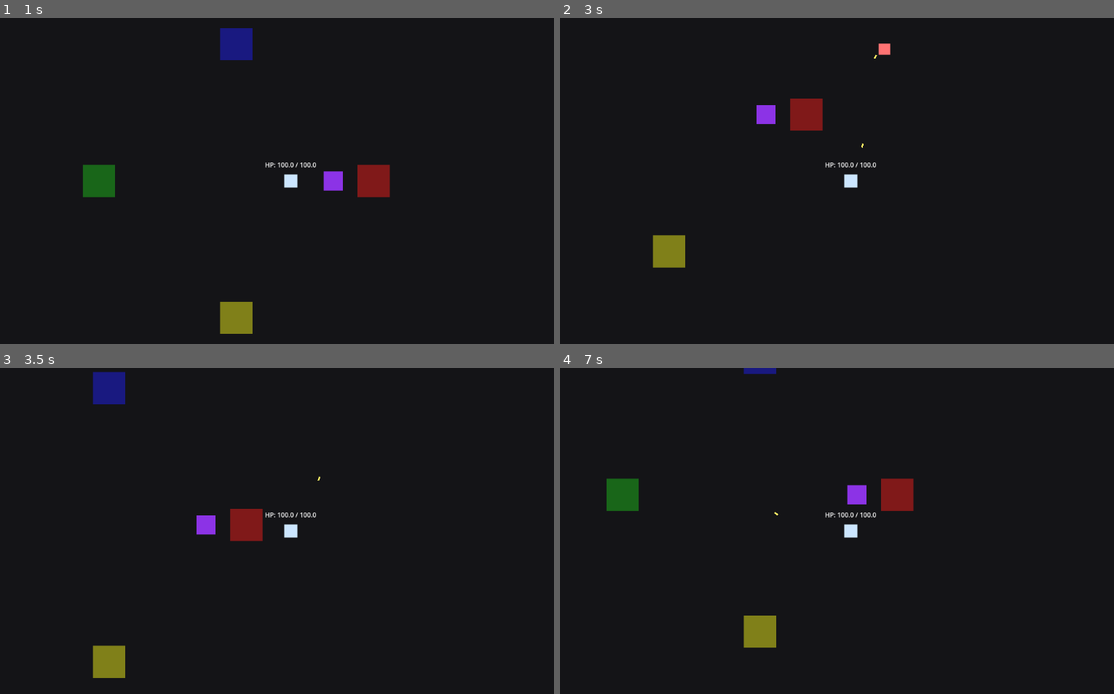
Above: before the commit, frames 1-4 (two rows, left to right).
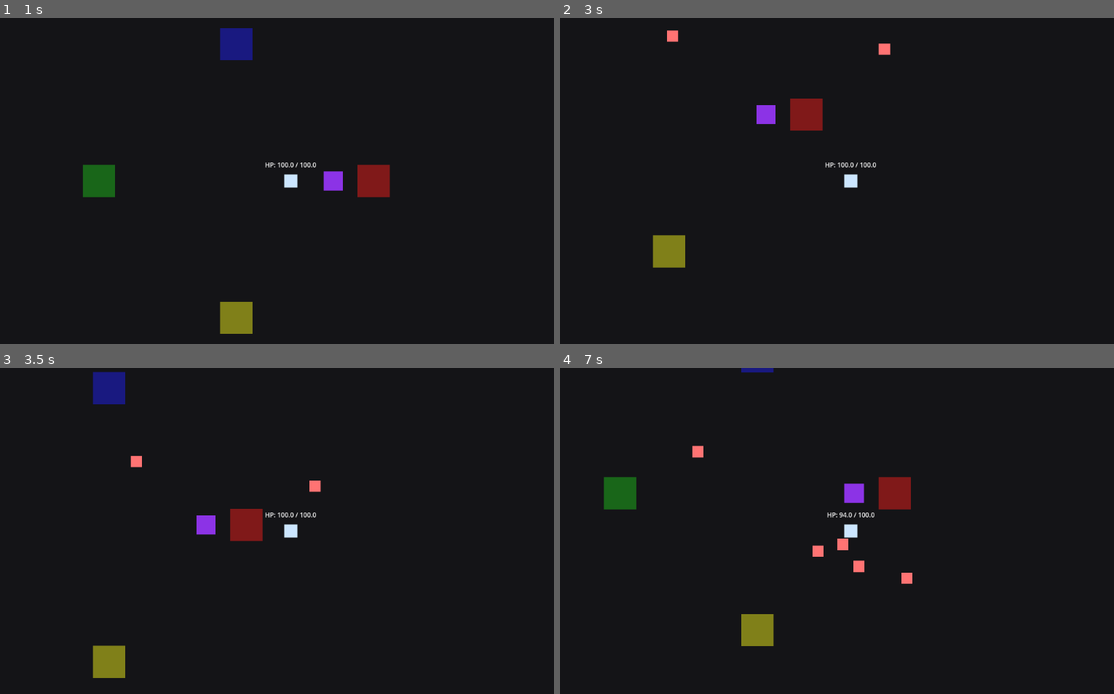
Above: after the commit, the same moments.

Repository: KevinRabbe/bullet-hell-roughe-lite
Game: Godot game, scene res://scenes/Main.tscn
Two runs of this game, one before a commit and one after it. Both use one fixed random seed, a clock stepped at 60 frames per second and the inputs below.
Inputs:
- Up to frame 1 (1 s): tap Enter at 0.5 s; hold D (move_right) from 0.53 s (still down); tap 1 at 0.6 s; tap 2 at 0.8 s
- Up to frame 2 (3 s): release D (move_right) at 1.28 s; hold S (move_down) 1.28-2.03 s; tap 2 at 1.35 s; tap 3 at 1.55, 2.1 s; hold D (move_right) 2.03-2.78 s; tap 4 at 2.3, 2.85 s; hold W (move_up) from 2.78 s (still down)
- Up to frame 3 (3.5 s): keep holding W (move_up); tap 5 at 3.05 s
- Up to frame 4 (7 s): release W (move_up) at 3.53 s; hold A (move_left) 3.53-5.03 s; tap 5 at 3.6 s; tap 6 at 3.8, 4.35 s; tap 1 at 4.55, 5.85 s; hold S (move_down) 5.03-5.78 s; hold E (interact) 5.03-5.78 s; tap 2 at 5.3, 6.6 s; hold D (move_right) 5.78-6.53 s; tap 3 at 6.05 s; hold W (move_up) from 6.53 s (still down); tap 4 at 6.8 s

Frame 1 is identical in both runs. In frame 2, less than 0.1% of the frame differs, in the area x 19-58%, y 3-40%; in frame 3, 0.2%; in frame 4, 1.1%, in the area x 7-64%, y 0-86%.
Error after the commit: Parse Error: Identifier "weapon_data" not declared in the current scope. (res://scripts/combat/auto_weapon.gd:33)

Commit message:
Task 5.2: add Gunslinger weapon family and debug equip flow

Diff:
--- /dev/null
+++ b/data/weapons/gunslinger_assault_rifle.tres
@@ -0,0 +1,15 @@
+[gd_resource type="Resource" script_class="WeaponData" load_steps=2 format=3]
+
+[ext_resource type="Script" path="res://scripts/weapons/weapon_data.gd" id="1"]
+
+[resource]
+script = ExtResource("1")
+id = "gunslinger_assault_rifle"
+display_name = "Assault Rifle"
+description = "Stable mid-range sustained fire."
+family_id = "gunslinger"
+cooldown_seconds = 0.2
+damage = 6.0
+projectile_speed = 780.0
+attack_range = 1.1
+projectile_lifetime_seconds = 1.8
--- /dev/null
+++ b/data/weapons/gunslinger_revolver.tres
@@ -0,0 +1,15 @@
+[gd_resource type="Resource" script_class="WeaponData" load_steps=2 format=3]
+
+[ext_resource type="Script" path="res://scripts/weapons/weapon_data.gd" id="1"]
+
+[resource]
+script = ExtResource("1")
+id = "gunslinger_revolver"
+display_name = "Revolver"
+description = "Accurate hand cannon with strong crit-style punch."
+family_id = "gunslinger"
+cooldown_seconds = 0.55
+damage = 13.0
+projectile_speed = 760.0
+attack_range = 1.05
+projectile_lifetime_seconds = 1.9
--- /dev/null
+++ b/data/weapons/gunslinger_shotgun.tres
@@ -0,0 +1,15 @@
+[gd_resource type="Resource" script_class="WeaponData" load_steps=2 format=3]
+
+[ext_resource type="Script" path="res://scripts/weapons/weapon_data.gd" id="1"]
+
+[resource]
+script = ExtResource("1")
+id = "gunslinger_shotgun"
+display_name = "Shotgun"
+description = "Heavy close-range blasts."
+family_id = "gunslinger"
+cooldown_seconds = 0.8
+damage = 18.0
+projectile_speed = 620.0
+attack_range = 0.75
+projectile_lifetime_seconds = 0.9
--- /dev/null
+++ b/data/weapons/gunslinger_smg.tres
@@ -0,0 +1,15 @@
+[gd_resource type="Resource" script_class="WeaponData" load_steps=2 format=3]
+
+[ext_resource type="Script" path="res://scripts/weapons/weapon_data.gd" id="1"]
+
+[resource]
+script = ExtResource("1")
+id = "gunslinger_smg"
+display_name = "SMG"
+description = "Fast fire with lighter hits."
+family_id = "gunslinger"
+cooldown_seconds = 0.12
+damage = 4.0
+projectile_speed = 720.0
+attack_range = 0.9
+projectile_lifetime_seconds = 1.4
--- /dev/null
+++ b/data/weapons/gunslinger_sniper_rifle.tres
@@ -0,0 +1,15 @@
+[gd_resource type="Resource" script_class="WeaponData" load_steps=2 format=3]
+
+[ext_resource type="Script" path="res://scripts/weapons/weapon_data.gd" id="1"]
+
+[resource]
+script = ExtResource("1")
+id = "gunslinger_sniper_rifle"
+display_name = "Sniper Rifle"
+description = "Slow but high-impact long-range shots."
+family_id = "gunslinger"
+cooldown_seconds = 1.0
+damage = 26.0
+projectile_speed = 950.0
+attack_range = 1.4
+projectile_lifetime_seconds = 2.4
--- /dev/null
+++ b/data/weapons/heavy_pistol.tres
@@ -0,0 +1,15 @@
+[gd_resource type="Resource" script_class="WeaponData" load_steps=2 format=3]
+
+[ext_resource type="Script" path="res://scripts/weapons/weapon_data.gd" id="1"]
+
+[resource]
+script = ExtResource("1")
+id = "heavy_pistol"
+display_name = "Heavy Pistol"
+description = "Reliable sidearm with high single-shot impact."
+family_id = "gunslinger"
+cooldown_seconds = 0.45
+damage = 10.0
+projectile_speed = 700.0
+attack_range = 1.0
+projectile_lifetime_seconds = 2.0
--- a/scripts/combat/auto_weapon.gd
+++ b/scripts/combat/auto_weapon.gd
@@ -9,6 +9,7 @@
 
 func _ready() -> void:
 	owner_player = get_parent() as Node2D
+	_apply_weapon_data()
 
 func _physics_process(delta: float) -> void:
 	cooldown_left -= delta
@@ -25,6 +26,19 @@
 
 	_fire_at(target)
 	cooldown_left = fire_interval_seconds
+
+func set_weapon_data(new_weapon_data: WeaponData) -> void:
+	if new_weapon_data == null:
+		return
+	weapon_data = new_weapon_data
+	_apply_weapon_data()
+	print("AutoWeapon switched to: %s" % weapon_data.display_name)
+
+func _apply_weapon_data() -> void:
+	if weapon_data == null:
+		return
+	fire_interval_seconds = weapon_data.cooldown_seconds
+	target_range = 900.0 * weapon_data.attack_range
 
 func _find_nearest_enemy() -> Node2D:
 	var nearest_enemy: Node2D
@@ -43,6 +57,10 @@
 	if projectile_instance is Node2D:
 		var projectile := projectile_instance as Node2D
 		projectile.global_position = owner_player.global_position
+		if weapon_data != null:
+			projectile.set("damage", weapon_data.damage)
+			projectile.set("speed", weapon_data.projectile_speed)
+			projectile.set("lifetime_seconds", weapon_data.projectile_lifetime_seconds)
 		var direction := target.global_position - owner_player.global_position
 		if projectile.has_method("set_direction"):
 			projectile.call("set_direction", direction)
--- a/scripts/player.gd
+++ b/scripts/player.gd
@@ -9,7 +9,27 @@
 var current_hp: float
 var owned_items: Array[ItemData] = []
 var is_dead: bool = false
+@onready var auto_weapon: Node = get_node_or_null("AutoWeapon")
+@onready var weapon_loadout: Node = get_node_or_null("WeaponLoadout")
 @onready var hp_label: Label = get_node_or_null("DebugHpLabel")
+
+const GUNSLINGER_WEAPON_IDS: Array[String] = [
+	"heavy_pistol",
+	"gunslinger_smg",
+	"gunslinger_shotgun",
+	"gunslinger_revolver",
+	"gunslinger_assault_rifle",
+	"gunslinger_sniper_rifle"
+]
+
+const GUNSLINGER_WEAPON_RESOURCES: Dictionary = {
+	"heavy_pistol": "res://data/weapons/heavy_pistol.tres",
+	"gunslinger_smg": "res://data/weapons/gunslinger_smg.tres",
+	"gunslinger_shotgun": "res://data/weapons/gunslinger_shotgun.tres",
+	"gunslinger_revolver": "res://data/weapons/gunslinger_revolver.tres",
+	"gunslinger_assault_rifle": "res://data/weapons/gunslinger_assault_rifle.tres",
+	"gunslinger_sniper_rifle": "res://data/weapons/gunslinger_sniper_rifle.tres"
+}
 
 func _ready() -> void:
 	add_to_group("players")
@@ -26,6 +46,18 @@
 	var input_direction := Input.get_vector("move_left", "move_right", "move_up", "move_down")
 	velocity = input_direction * stats.movement_speed
 	move_and_slide()
+
+func _unhandled_input(event: InputEvent) -> void:
+	if not (event is InputEventKey):
+		return
+	var key_event := event as InputEventKey
+	if not key_event.pressed or key_event.echo:
+		return
+
+	var index := _weapon_slot_index_from_key(key_event.keycode)
+	if index == -1:
+		return
+	_equip_gunslinger_weapon(index)
 
 func take_damage(amount: float) -> void:
 	if is_dead:
@@ -100,3 +132,32 @@
 	if hp_label == null:
 		return
 	hp_label.text = "HP: %.1f / %.1f" % [current_hp, stats.max_hp]
+
+func _weapon_slot_index_from_key(keycode: int) -> int:
+	match keycode:
+		KEY_1: return 0
+		KEY_2: return 1
+		KEY_3: return 2
+		KEY_4: return 3
+		KEY_5: return 4
+		KEY_6: return 5
+		_: return -1
+
+func _equip_gunslinger_weapon(index: int) -> void:
+	if index < 0 or index >= GUNSLINGER_WEAPON_IDS.size():
+		return
+	var weapon_id := GUNSLINGER_WEAPON_IDS[index]
+	var weapon_path := str(GUNSLINGER_WEAPON_RESOURCES.get(weapon_id, ""))
+	if weapon_path == "":
+		return
+
+	if weapon_loadout != null and weapon_loadout.has_method("equip_weapon"):
+		var equipped: bool = bool(weapon_loadout.call("equip_weapon", weapon_id))
+		if not equipped:
+			print("WeaponLoadout full (6/6).")
+		elif weapon_loadout.has_method("get_family_counts"):
+			print("Weapon family counts: %s" % weapon_loadout.call("get_family_counts"))
+
+	var weapon_resource := load(weapon_path)
+	if auto_weapon != null and auto_weapon.has_method("set_weapon_data"):
+		auto_weapon.call("set_weapon_data", weapon_resource)
